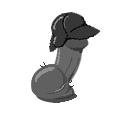
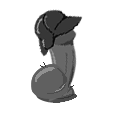
Two versions of the same layered image (w=128, h=128). Layer-by-layer changes:
painted on "kyrp'" over bbox(34, 9, 101, 103)
